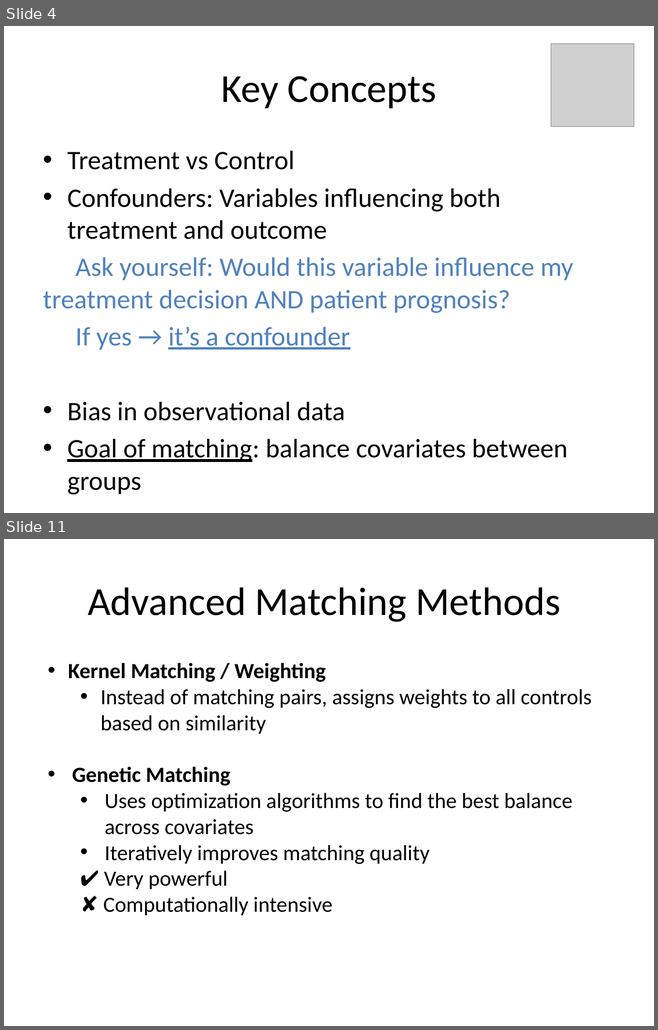
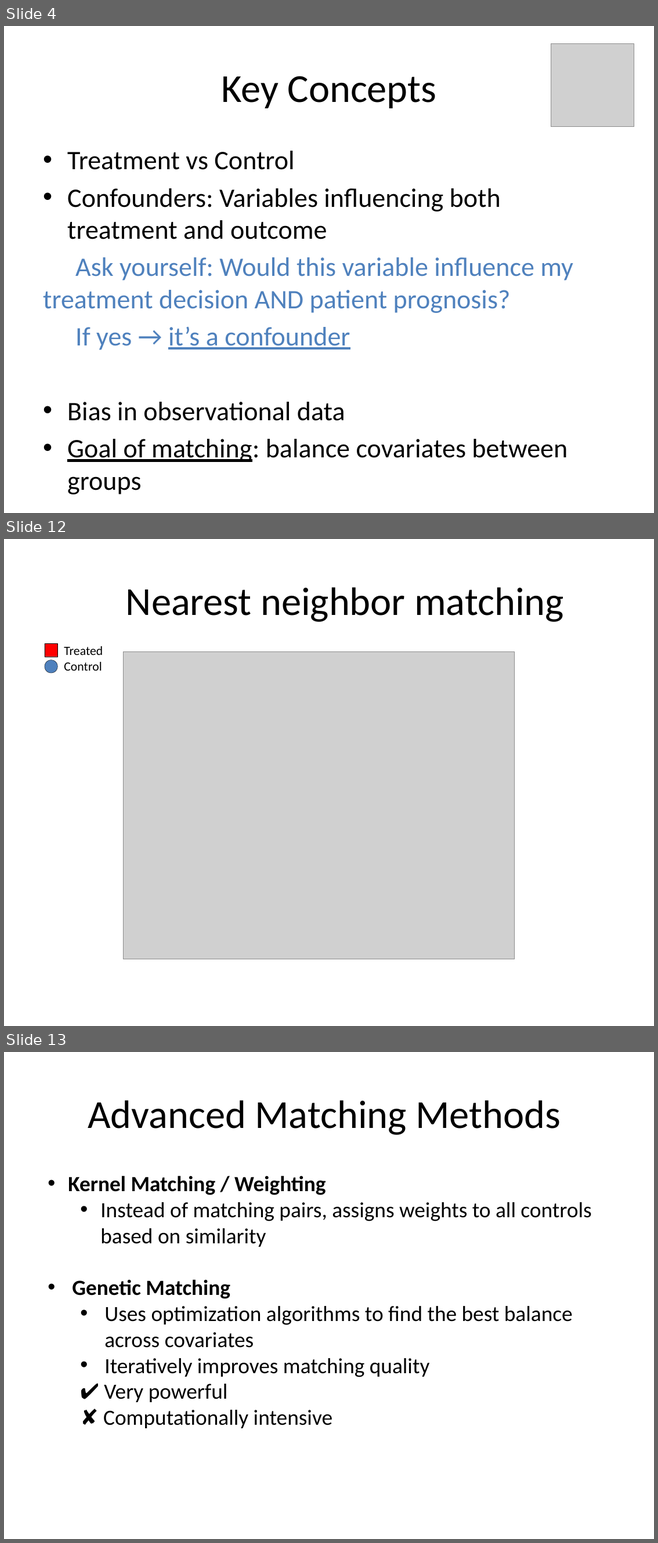
Before and after one commit to cartercompbio/PSTP_bootcamp_2026, a slide deck: Modules/Day_5/MatchingAlgorithms_Lecture.pptx. Shown one above the other, each under a label of ours: slides 4 and 11 before the commit, slides 4, 12 and 13 after it; the slides between them are not shown. The pictures are 658x1030 and 658x1543 pixels, drawn with LibreOffice and Linux fonts; fonts in the diff are those of the drawing; grey boxes stand for pictures. Boxes give left, top, right and bottom in pixels: in the first picture for what was removed or moved away, otherwise in the second. Text is boxed around its words. In the diff, an @@ line names an element or a change of style, - is before the commit and + after.

```diff
--- a/Modules/Day_5/MatchingAlgorithms_Lecture.pptx
+++ b/Modules/Day_5/MatchingAlgorithms_Lecture.pptx
@@ slide 12 added at (4,539,654,1026), background #FFFFFF @@
@@ title added at (126,587,564,622), 44 pt, text #000000 @@
+Nearest neighbor matching
@@ rectangle added at (44,643,57,657), fill #FF0000, outline #000000 0.25 pt @@
@@ ellipse added at (44,660,57,673), fill #4F81BD, outline #000000 0.25 pt @@
@@ text added at (64,646,103,671), 14 pt, text #000000 @@
+Treated
+Control
@@ picture added at (123,652,514,959) @@
@@ what was slide 11 is now slide 13 @@
```
Also in this commit, not shown: 8 slides changed, 2 other slides added.
